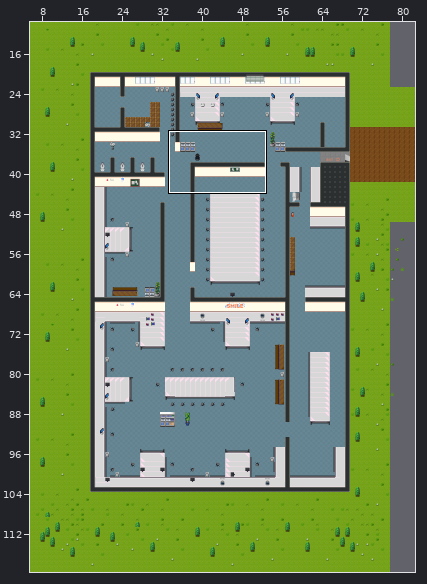
An edit to a level. Tiled map (JSON), maps/grenoble_agency.json. Above, an overview of the earlier version with the close-up marked.
Close-up. The starting point:
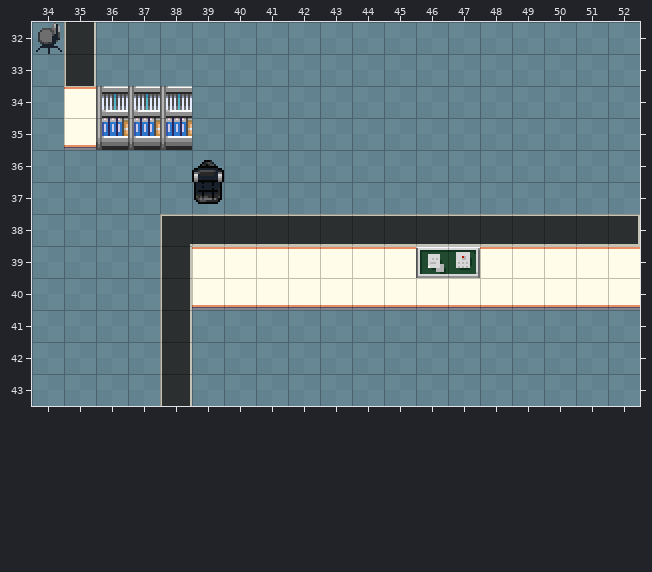
Cells are 32x32 px. Shown: x 34..52, y 32..43. The commit also changed other parts of the map, which this record leaves out.
After:
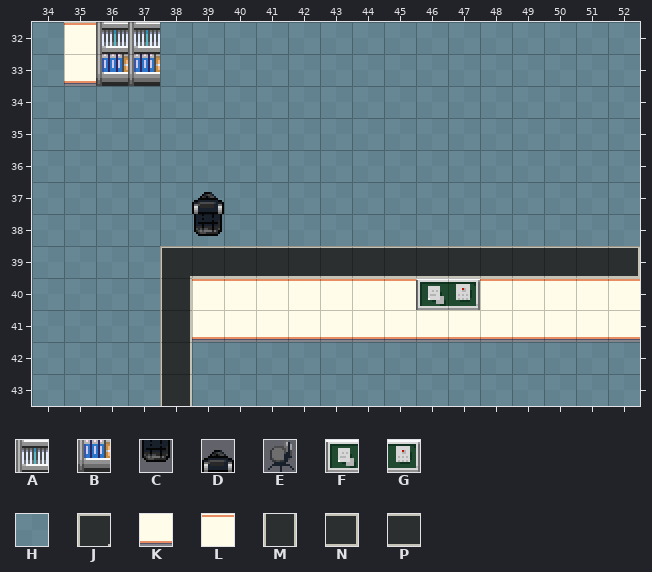
Key: from "office_1": A 19, B 35, C 94 turned 180, D 110 turned 180, E 115, F 201, G 202; from "office_2": H 1, J 7, K 13, L 14, M 19, N 25, P 32.
_ is an empty cell, # one hidden under a higher layer.
Change:
{"where": "layer \"ground 2\""}
{"y":32,"x":35,"old":"M","new":"L"}
{"y":33,"x":35,"old":"M","new":"K"}
{"y":34,"x":35,"old":"L","new":"_"}
{"y":35,"x":35,"old":"K","new":"_"}
{"y":38,"x":38,"old":"JPPPPPPPPPPPPPN","new":"______HHHHHHHHH"}
{"y":39,"x":38,"old":"MLLLLLLL##LLLLL","new":"JPPPPPPPPPPPPPN"}
{"y":40,"x":39,"old":"KKKKKKKKKKKKKK","new":"LLLLLLL##LLLLL"}
{"y":41,"x":39,"old":"______________","new":"KKKKKKKKKKKKKK"}
{"where": "layer \"layer 1\""}
{"y":32,"x":34,"old":"E","new":"_"}
{"y":36,"x":39,"old":"D","new":"_"}
{"y":37,"x":39,"old":"C","new":"D"}
{"y":38,"x":39,"old":"_","new":"C"}
{"y":39,"x":46,"old":"FG","new":"__"}
{"y":40,"x":46,"old":"__","new":"FG"}
{"where": "layer \"layer 2\""}
{"y":32,"x":36,"old":"__","new":"AA"}
{"y":33,"x":36,"old":"__","new":"BB"}
{"y":34,"x":36,"old":"AAA","new":"___"}
{"y":35,"x":36,"old":"BBB","new":"___"}
